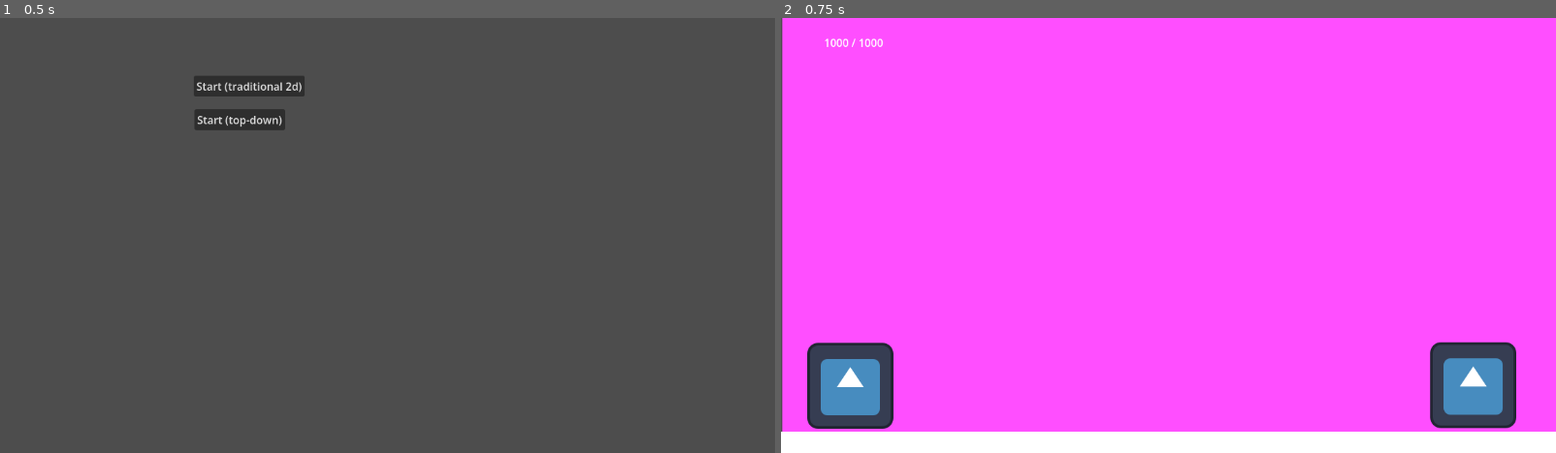
Above: before the commit, frames 1-2 (left to right).
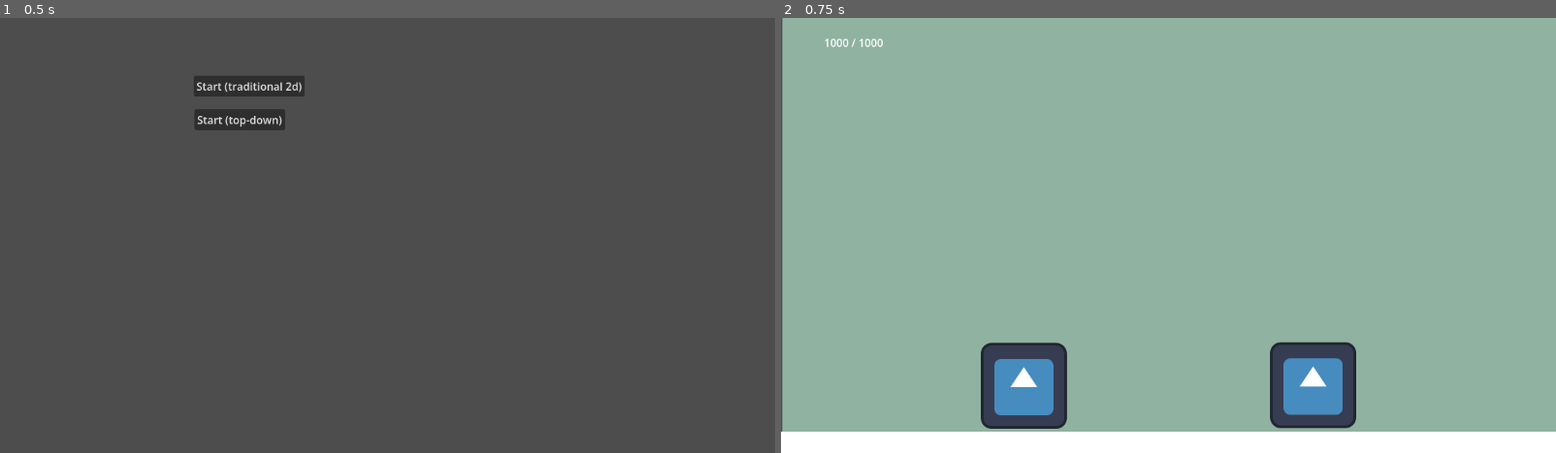
Above: after the commit, the same moments.

Repository: kbake/fgj-apr-2026
Game: Godot game, scene res://scenes/main_scene.tscn
Two runs of this game, one before a commit and one after it. Both use one fixed random seed, a clock stepped at 60 frames per second and the inputs below. The engine's default icon, where the game draws it, is replaced by a stand-in: a white triangle on a blue panel in a dark square.
Inputs:
- Up to frame 1 (0.5 s): no input
- Up to frame 2 (0.75 s): click "Start (traditional 2d)" at 0.5 s

Frame 1 is identical in both runs. In frame 2, 95% of the frame differs, in the area x 0-100%, y 0-96%.

Commit message:
Changed the background color and player positions on the 2d stage.

Diff:
--- a/scenes/stage_trad2d.tscn
+++ b/scenes/stage_trad2d.tscn
@@ -47,10 +47,10 @@
 offset_top = -29.0
 offset_right = 1153.0
 offset_bottom = 644.0
-color = Color(1, 0.30588236, 1, 1)
+color = Color(0.5642645, 0.70011616, 0.627152, 1)
 
 [node name="Player1" parent="." unique_id=2001405395 instance=ExtResource("1_8rem4")]
-position = Vector2(103, 548)
+position = Vector2(361, 548)
 
 [node name="Player2" parent="." unique_id=243254048 instance=ExtResource("1_8rem4")]
-position = Vector2(1029, 547)
+position = Vector2(791, 547)
